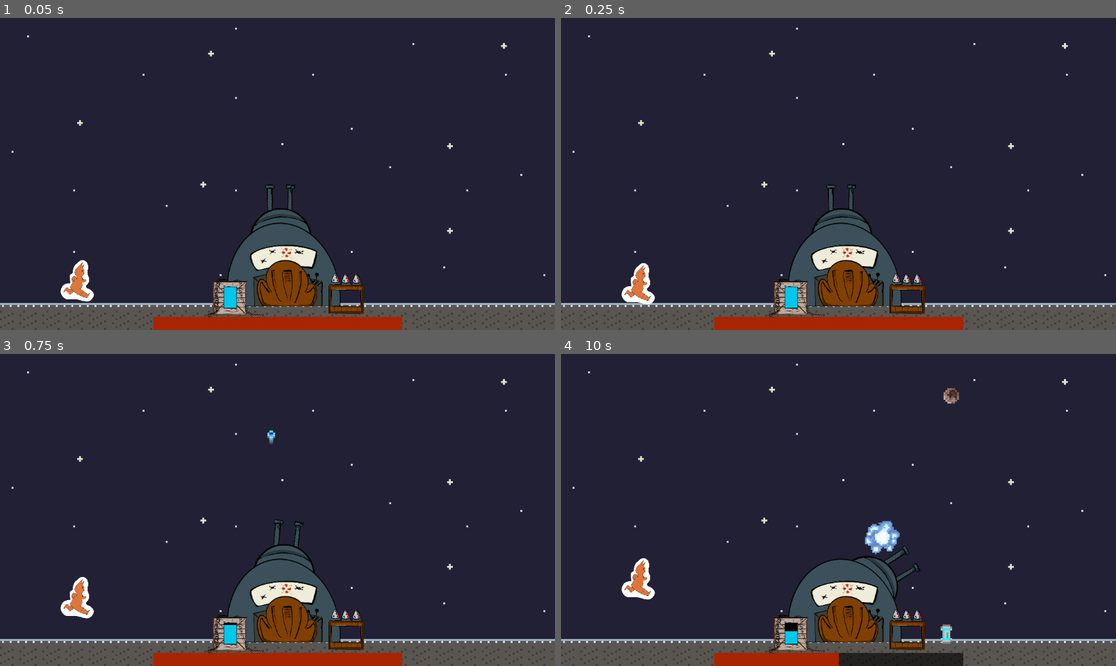
Above: before the commit, frames 1-4 (two rows, left to right).
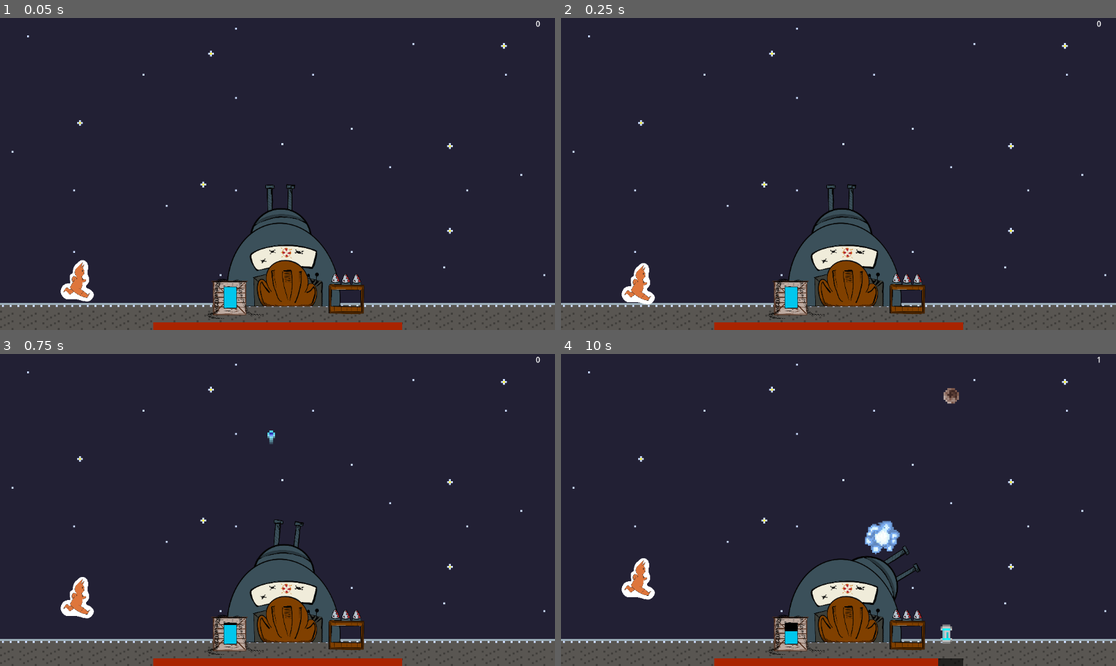
Above: after the commit, the same moments.

Repository: agoryu/galacticDefender
Game: Godot game, scene res://Level/Level.tscn
The game is run twice, just before and just after one commit, with the same random seed, the same clock (stepped at 60 frames per second) and the same inputs. Sound files missing from this copy of the repository are replaced by a short silence.
Inputs:
- Up to frame 1 (0.05 s): no input
- Up to frame 2 (0.25 s): no input
- Up to frame 3 (0.75 s): tap Enter (ui_accept) at 0.5 s; hold Right (ui_right) from 0.53 s (still down); tap W (p2_accept) at 0.6 s
- Up to frame 4 (10 s): tap Enter (ui_accept) at 0.77, 1.52, 3.02, 3.77, 4.52, 6.02, 6.77, 7.52, 9.02, 9.77 s; tap A (p2_left) at 1.35, 5.85 s; release Right (ui_right) at 2.03 s; hold D (p2_right) 2.03-2.78 s; hold Left (ui_left) 2.03-4.28 s; tap W (p2_accept) every 2.25 s from 2.85 to 9.6 s; hold A (p2_left) 3.53-4.28 s; hold Right (ui_right) 4.28-8.03 s; tap D (p2_right) at 4.35, 8.85 s; hold D (p2_right) 6.53-7.28 s; hold A (p2_left) 8.03-8.78 s; hold Left (ui_left) 8.03-9.53 s; hold Right (ui_right) from 9.53 s (still down)

The runs differ from the first frame. In frame 1, 0.8% of the frame differs, in the area x 27-98%, y 0-98%; in frame 2, 0.8%; in frame 3, 0.8%; in frame 4, 1.2%, in the area x 27-98%, y 0-100%.

Commit message:
feat: score

Diff:
--- a/Character/Shooter/Bullet/bullet.gd
+++ b/Character/Shooter/Bullet/bullet.gd
@@ -26,4 +26,5 @@
 		cartridge.global_position = global_position
 		cartridge.rotation = randi_range(-180, 179)
 		get_parent().add_child(cartridge)
-	queue_free()
+		Game.score += 1
+		queue_free()
--- a/Game/game.gd
+++ b/Game/game.gd
@@ -2,11 +2,18 @@
 
 signal updateLife
 signal game_over
+signal update_score
 
-@export var life = 2 : set = _setLife
+@export var life = 10 : set = _setLife
+
+var score = 0 : set = _setScore
 
 func _setLife(value):
 	life = value
 	emit_signal("updateLife")
 	if value <= 0:
 		emit_signal("game_over")
+
+func _setScore(score_value):
+	score = score_value
+	emit_signal("update_score")
--- a/UI/UI.tscn
+++ b/UI/UI.tscn
@@ -19,9 +19,9 @@
 anchor_top = 1.0
 anchor_right = 0.5
 anchor_bottom = 1.0
-offset_left = -258.5
-offset_top = -27.0
-offset_right = 258.5
+offset_left = -258.0
+offset_top = -16.0
+offset_right = 259.0
 grow_horizontal = 2
 grow_vertical = 0
 theme_override_styles/background = SubResource("StyleBoxFlat_pa3ot")
@@ -32,3 +32,12 @@
 
 [node name="GameOver" parent="." instance=ExtResource("2_dhe1o")]
 visible = false
+
+[node name="Score" type="Label" parent="."]
+anchors_preset = 1
+anchor_left = 1.0
+anchor_right = 1.0
+offset_left = -40.0
+offset_bottom = 23.0
+grow_horizontal = 0
+text = "0"
--- a/UI/ui.gd
+++ b/UI/ui.gd
@@ -8,6 +8,7 @@
 	lifeBar.value = Game.life
 	Game.updateLife.connect(_updateLife)
 	Game.game_over.connect(_game_over)
+	Game.update_score.connect(_update_score)
 
 func _updateLife():
 	lifeBar.value = Game.life
@@ -15,3 +16,6 @@
 func _game_over():
 	get_tree().paused = true
 	game_over.visible = true
+
+func _update_score():
+	$Score.text = str(Game.score)
Not shown: 1 places in Base/Base.tscn that only renumber resources
Not shown: 1 places in Character/Worker/Worker.tscn that only renumber resources
